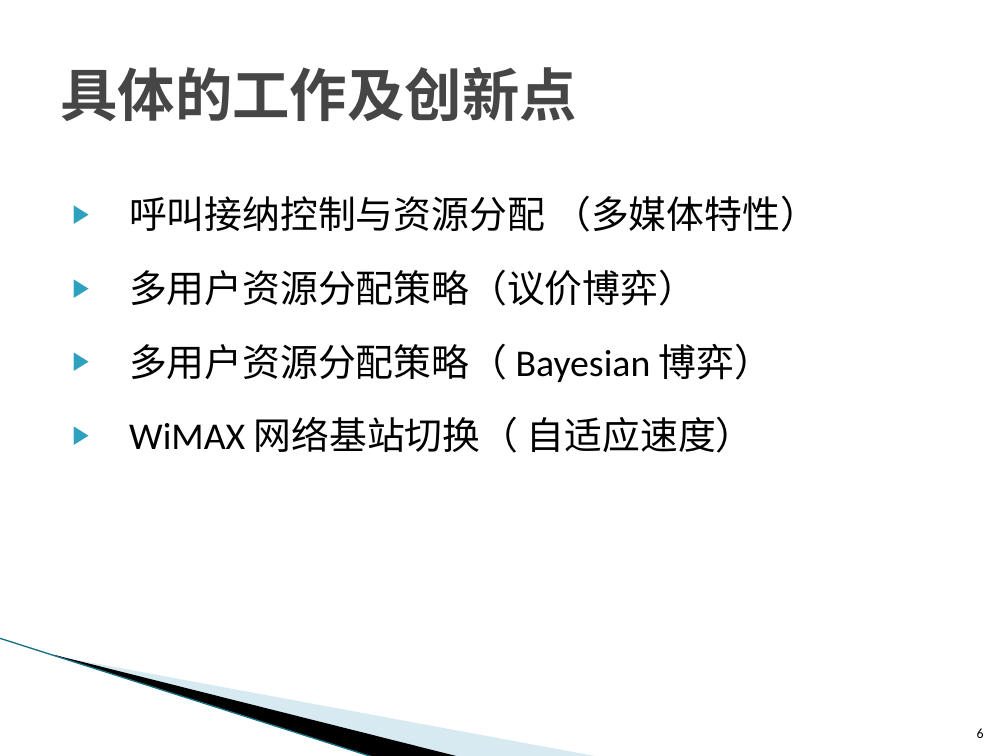
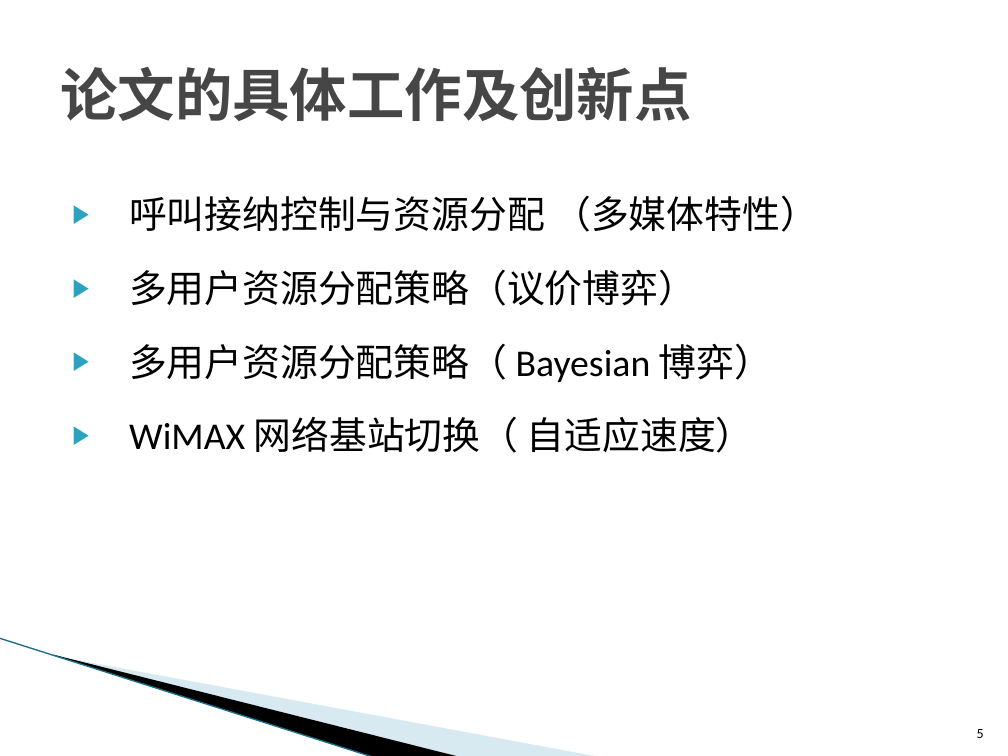
Before and after one commit to ZhiweiYAN/yzw_thesis, a slide deck: slide 5 of defense_phd.pptx (slide 6 before the commit). Drawn at 1008x756 pixels with LibreOffice and Linux fonts; fonts in the diff are those of the drawing; background and template pictures are left out. Boxes give left, top, right and bottom in pixels: in the first picture for what was removed or moved away, otherwise in the second. Text is boxed around its words. In the diff, an @@ line names an element or a change of style, - is before the commit and + after.

```diff
--- a/defense_phd.pptx
+++ b/defense_phd.pptx
@@ title at [60, 67, 691, 121]: text changed @@
-具体的工作及创新点
+论文的具体工作及创新点
@@ page number at [977, 729, 984, 738]: text changed @@
-6
+5
```
Also in this commit, not shown: 4 other slides changed, 11 slides added, 2 other files.
